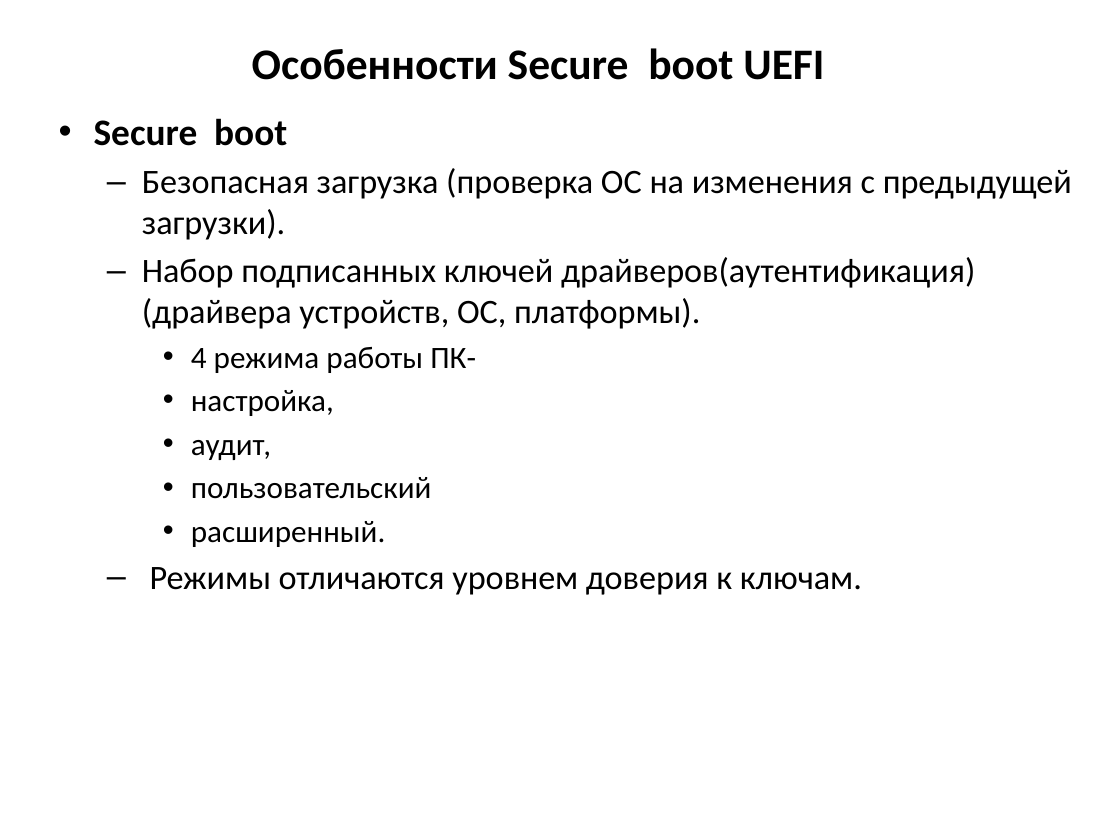
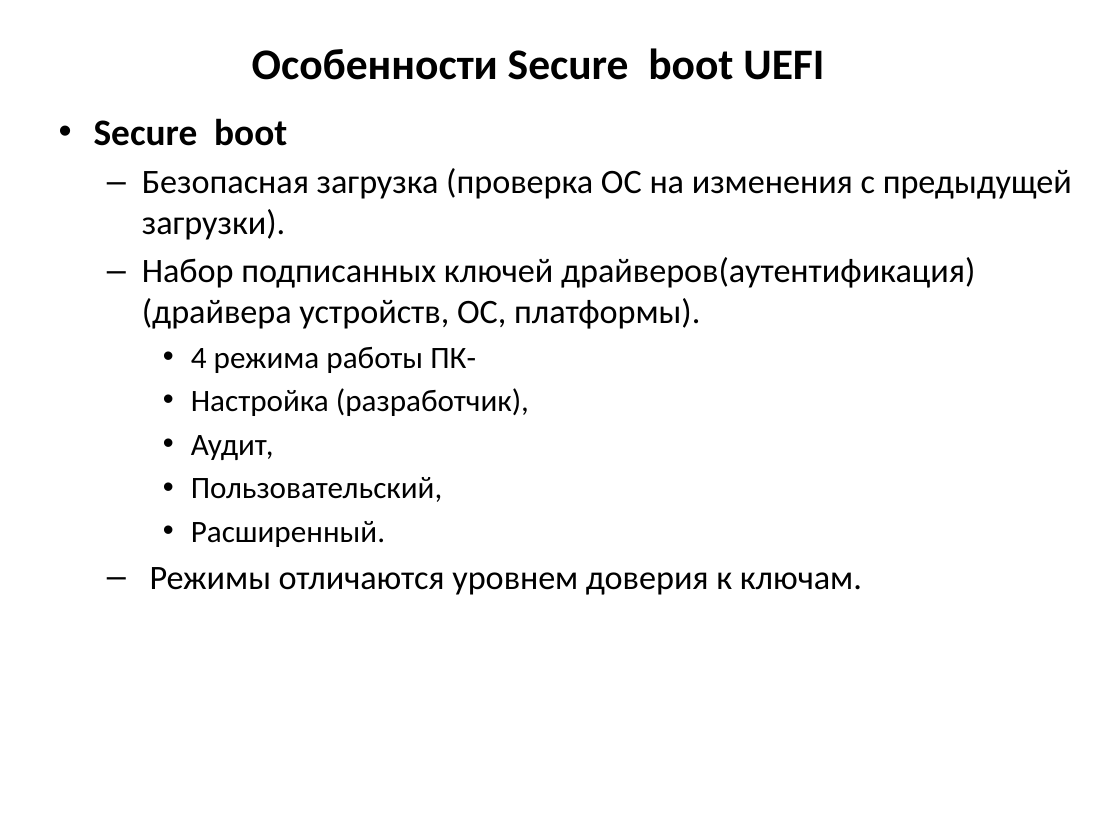
Before and after one commit to MVRonkin/arch_comp_sys, a slide deck: slide 29 of 2023 весна/лекции/Лекция 7_2 нов.pptx (slide 27 before the commit). Drawn at 1120x840 pixels with LibreOffice and Linux fonts; fonts in the diff are those of the drawing. Boxes give left, top, right and bottom in pixels: in the first picture for what was removed or moved away, otherwise in the second. Text is boxed around its words. In the diff, an @@ line names an element or a change of style, - is before the commit and + after.

```diff
--- a/2023 весна/лекции/Лекция 7_2 нов.pptx
+++ b/2023 весна/лекции/Лекция 7_2 нов.pptx
@@ text at [191,388,529,547]: text changed @@
-    • настройка,
-    • аудит,
-    • пользовательский
-    • расширенный.
+    • Настройка (разработчик),
+    • Аудит,
+    • Пользовательский,
+    • Расширенный.
```
Also in this commit, not shown: 3 other slides changed, 2 slides added, 12 other files.
